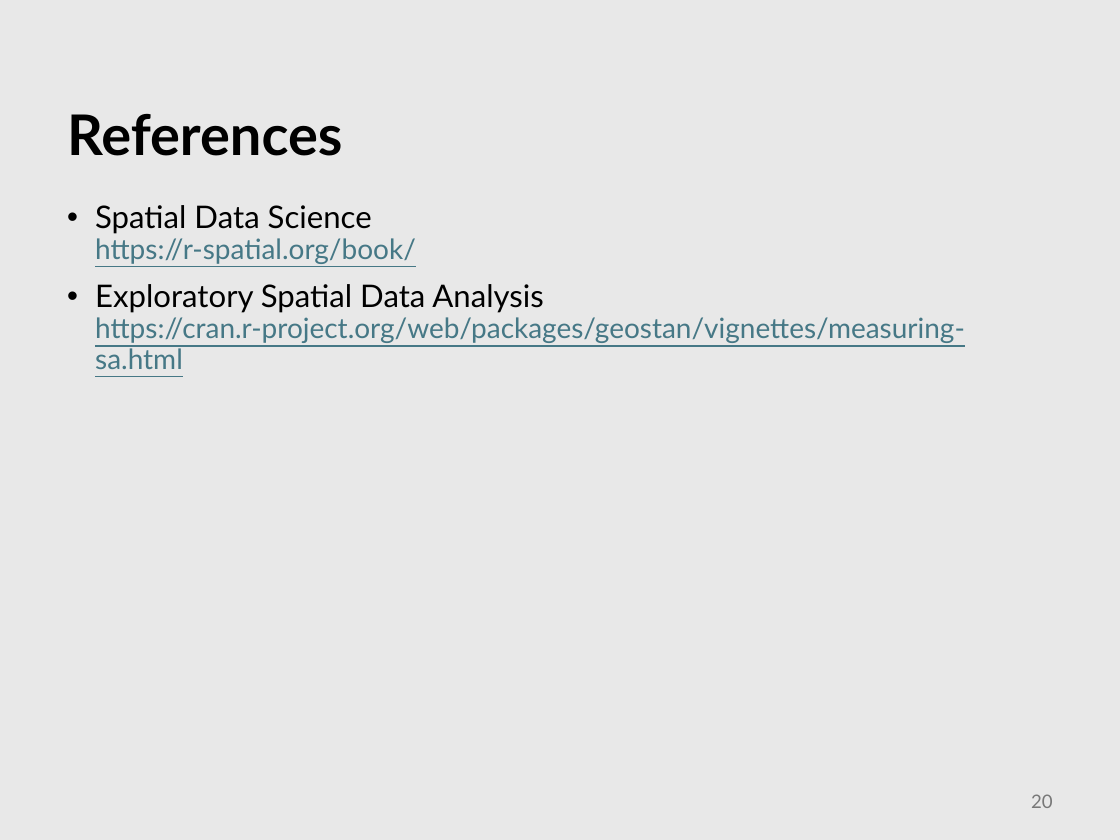
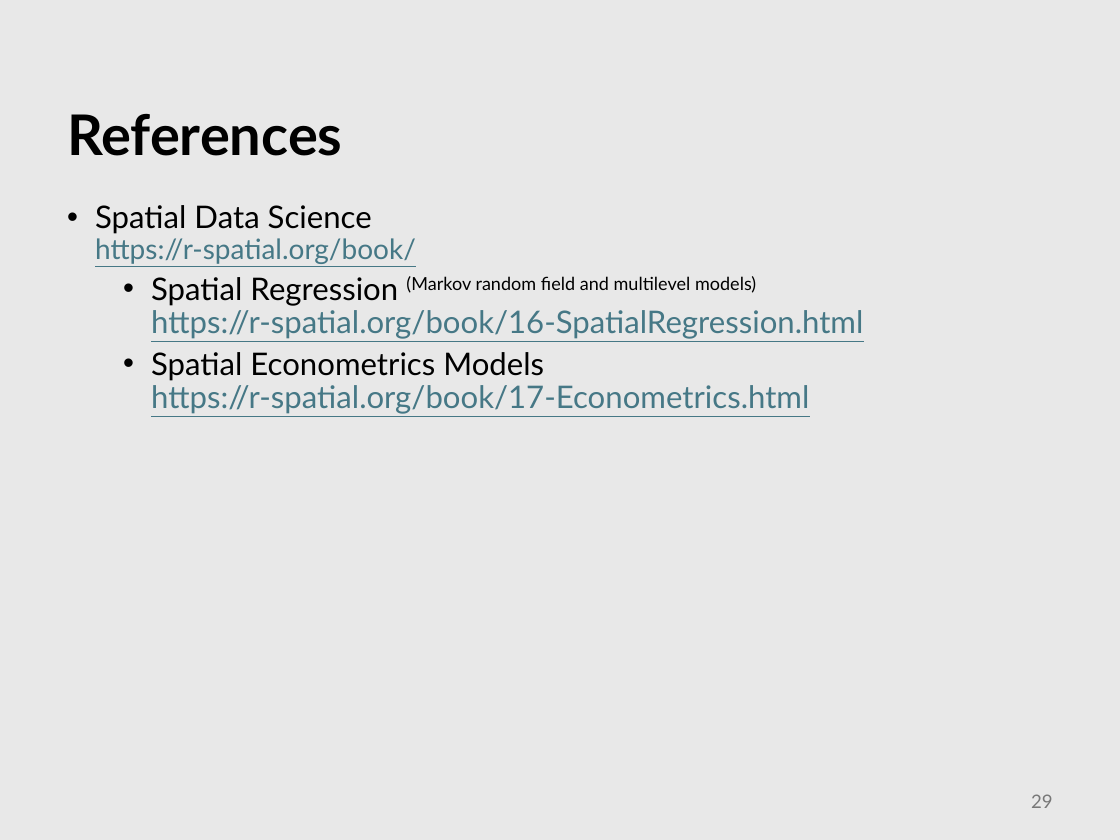
Before and after one commit to abuabara/abuabara.github.io, a slide deck: slide 29 of DAEN489S26/week13_slides.pptx (slide 20 before the commit). Drawn at 1120x840 pixels with LibreOffice and Linux fonts; fonts in the diff are those of the drawing. Boxes give left, top, right and bottom in pixels: in the first picture for what was removed or moved away, otherwise in the second. Text is boxed around its words. In the diff, an @@ line names an element or a change of style, - is before the commit and + after.

```diff
--- a/DAEN489S26/week13_slides.pptx
+++ b/DAEN489S26/week13_slides.pptx
@@ text at <box>151,276,863,414</box>: text changed; size 18 to 20 pt @@
-• Exploratory Spatial Data Analysis
-  https://cran.r-project.org/web/packages/geostan/vignettes/measuring-sa.html
+  • Spatial Regression (Markov random field and multilevel models)
+    https://r-spatial.org/book/16-SpatialRegression.html
+  • Spatial Econometrics Models
+    https://r-spatial.org/book/17-Econometrics.html
@@ page number at <box>1031,794,1053,808</box>: text changed @@
-20
+29
```
Also in this commit, not shown: 8 other slides changed, 19 slides added, 19 slides removed, 2 other files.
